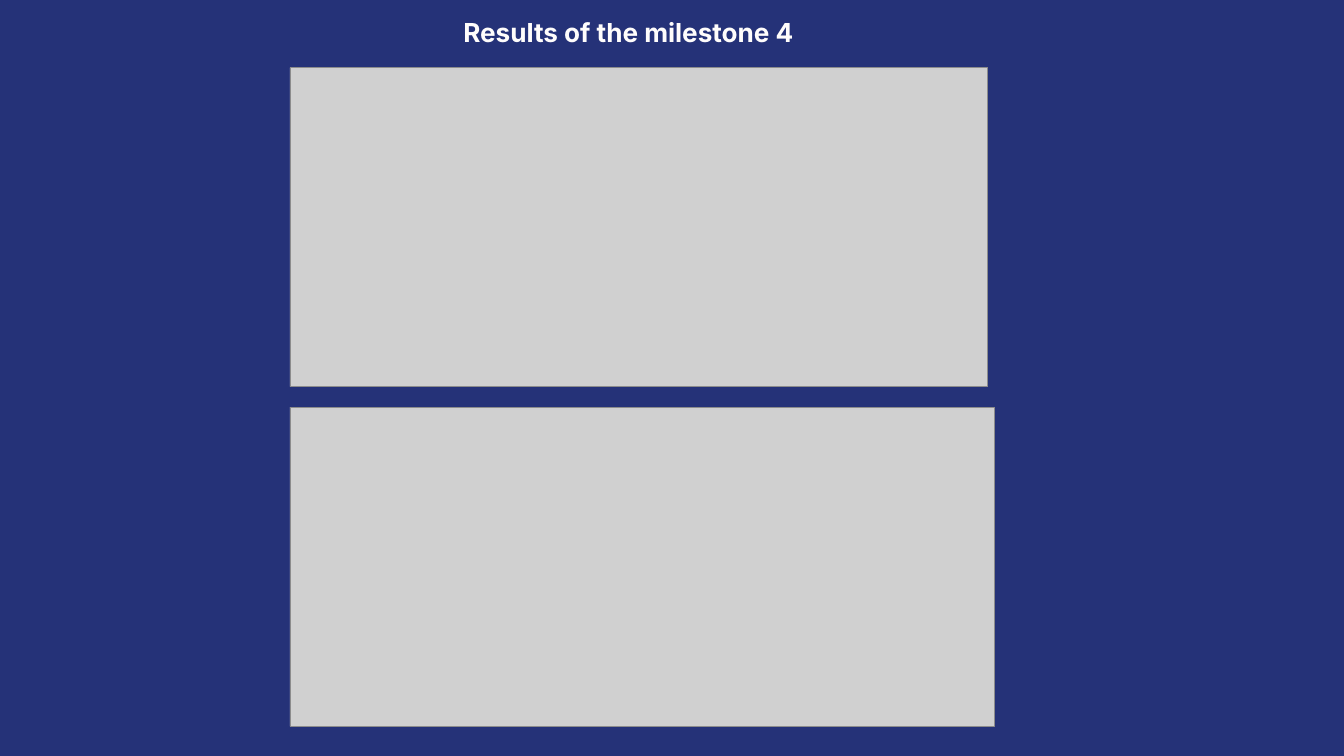
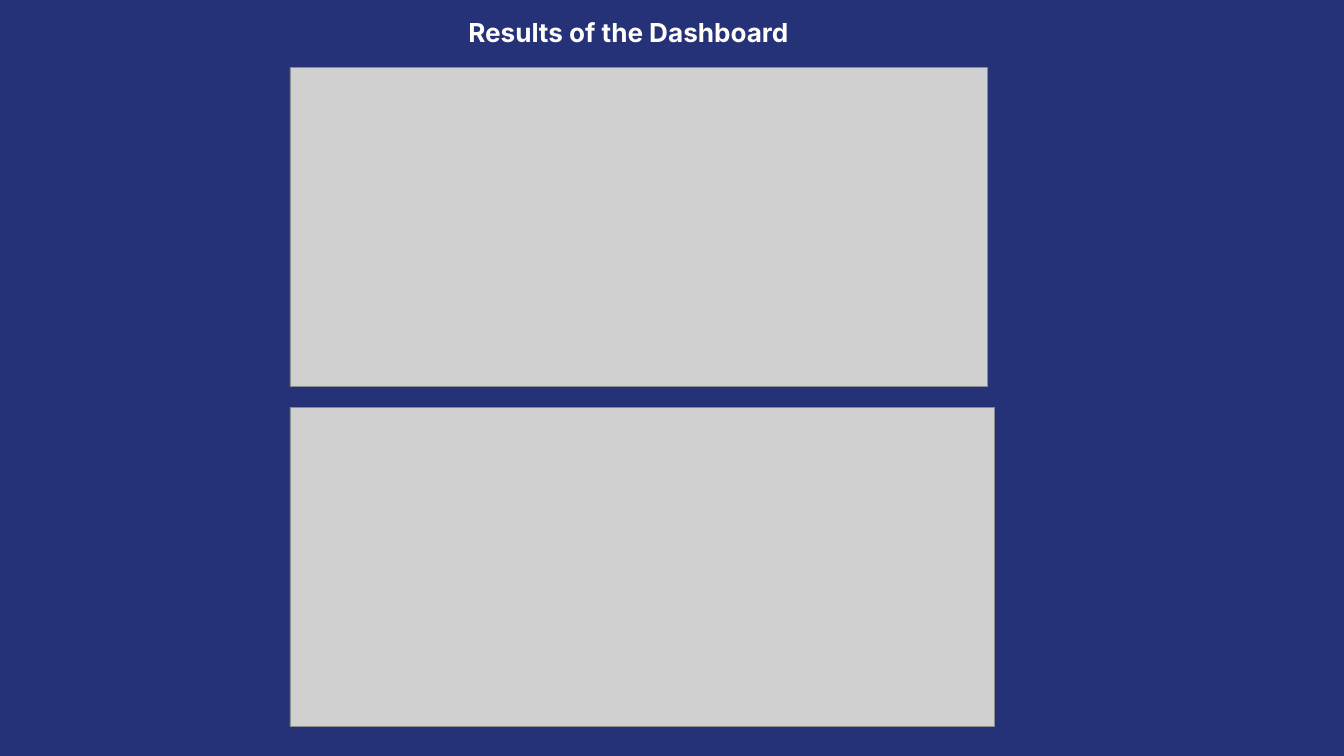
Before and after one commit to PrognosAI-INF-SB/Chivukula-Sai-Rithivik, a slide deck: slide 10 of final_drafts/final_ppt.pptx (slide 9 before the commit). Drawn at 1344x756 pixels with LibreOffice and Linux fonts; fonts in the diff are those of the drawing; grey boxes stand for pictures. Boxes give left, top, right and bottom in pixels: in the first picture for what was removed or moved away, otherwise in the second. Text is boxed around its words. In the diff, an @@ line names an element or a change of style, - is before the commit and + after.

```diff
--- a/final_drafts/final_ppt.pptx
+++ b/final_drafts/final_ppt.pptx
@@ text at [468,22,788,43]: text changed @@
-Results of the milestone 4
+Results of the Dashboard
```
Also in this commit, not shown: 6 other slides changed, 3 slides added.
